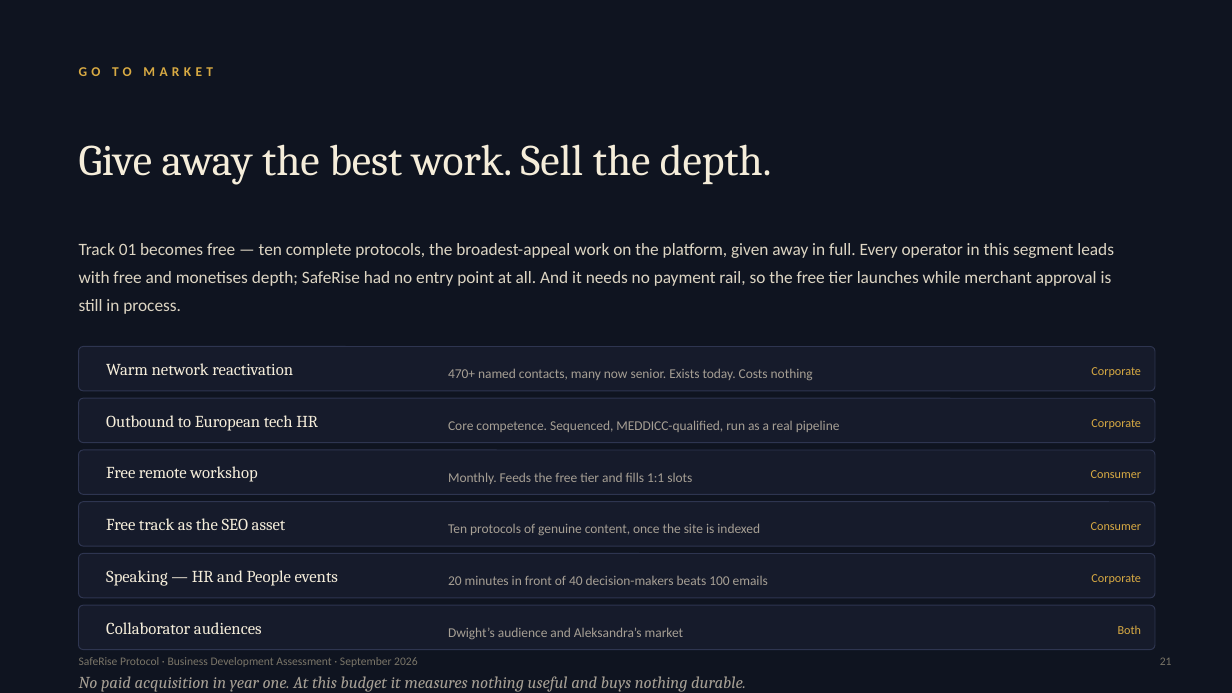
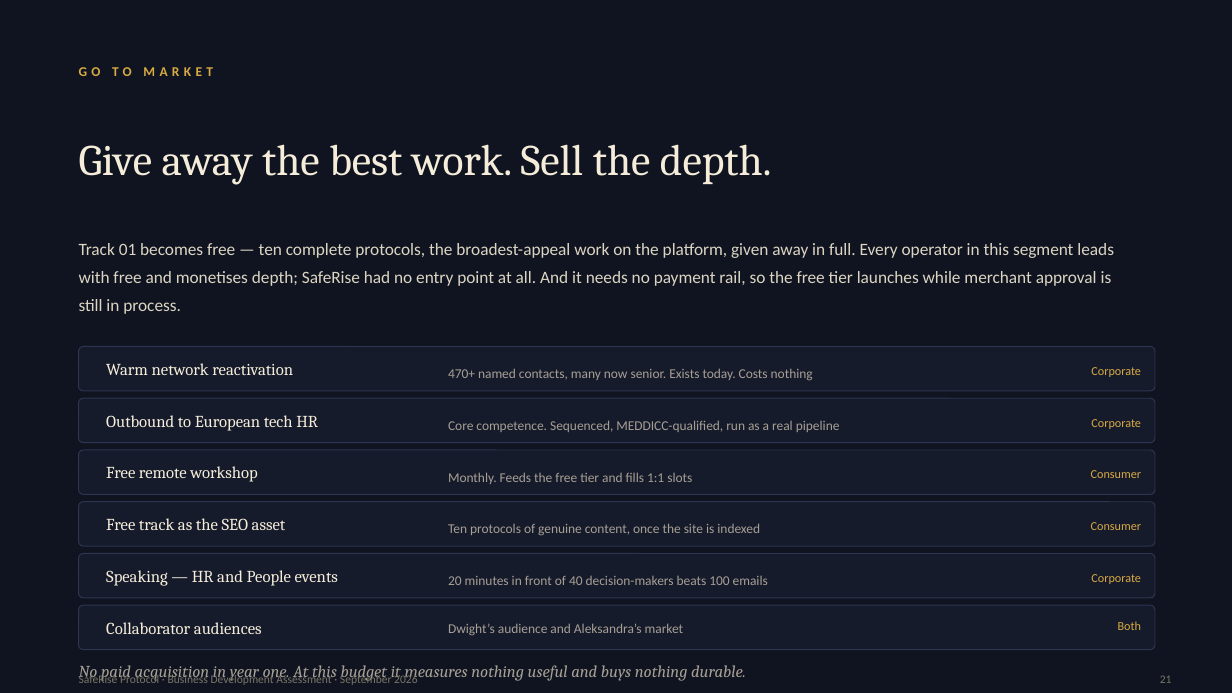
Before and after one commit to robleyworks/saferise, a slide deck: slide 21 of docs/business/SafeRise-Investor-Deck.pptx. Drawn at 1232x693 pixels with LibreOffice and Linux fonts; fonts in the diff are those of the drawing. Boxes give left, top, right and bottom in pixels: in the first picture for what was removed or moved away, otherwise in the second. Text is boxed around its words. In the diff, an @@ line names an element or a change of style, - is before the commit and + after.

```diff
--- a/docs/business/SafeRise-Investor-Deck.pptx
+++ b/docs/business/SafeRise-Investor-Deck.pptx
@@ text "No paid acquisition in year ...": place and size @@
-text "No paid acquisition in year ..." at bbox=[79, 676, 746, 692]
+text "No paid acquisition in year ..." at bbox=[79, 665, 746, 682]
@@ text "Dwight’s audience and Aleksandra’s market": place and size @@
-text "Dwight’s audience and Aleksandra’s market" at bbox=[448, 627, 684, 639]
+text "Dwight’s audience and Aleksandra’s market" at bbox=[448, 623, 684, 635]
@@ text "Both": place and size @@
-text "Both" at bbox=[1118, 625, 1141, 634]
+text "Both" at bbox=[1118, 621, 1141, 630]
@@ text "SafeRise Protocol · Business Development ...": place and size @@
-text "SafeRise Protocol · Business Development ..." at bbox=[79, 657, 417, 667]
+text "SafeRise Protocol · Business Development ..." at bbox=[79, 674, 417, 685]
@@ text "21": place and size @@
-text "21" at bbox=[1160, 657, 1172, 665]
+text "21" at bbox=[1160, 675, 1172, 683]
```
Also in this commit, not shown: 37 other slides changed, 1 other file.
